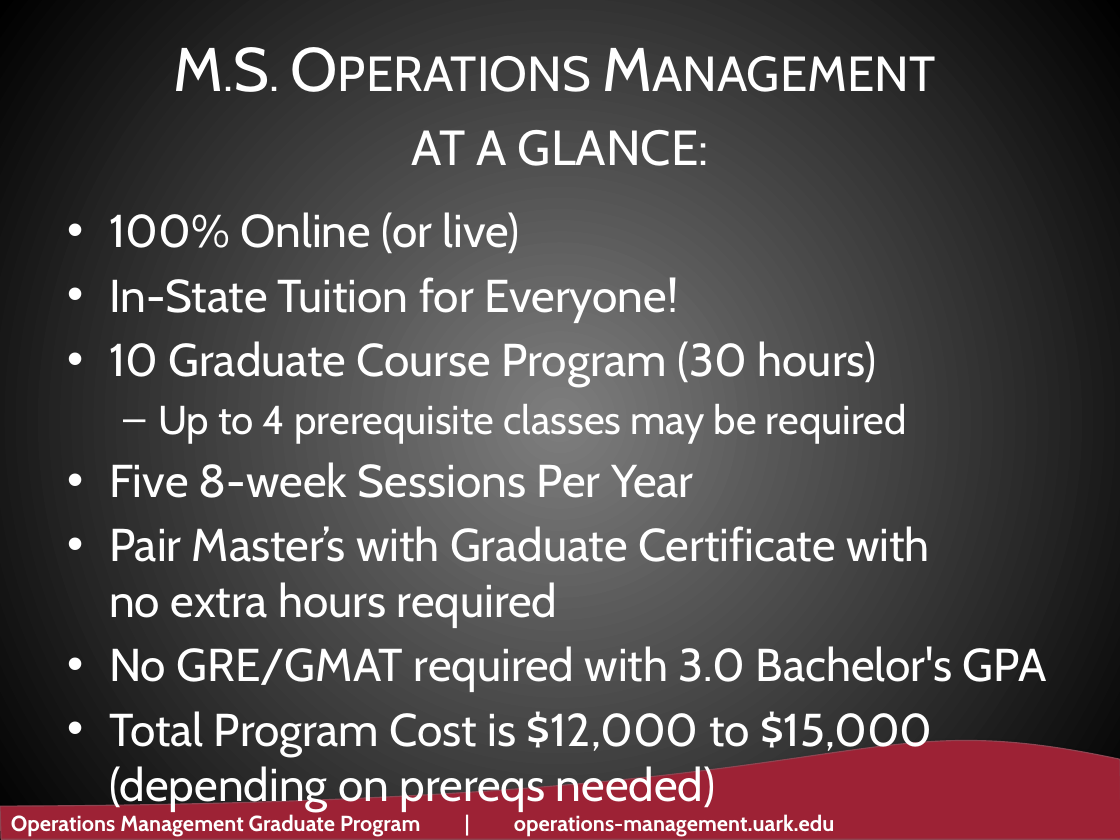
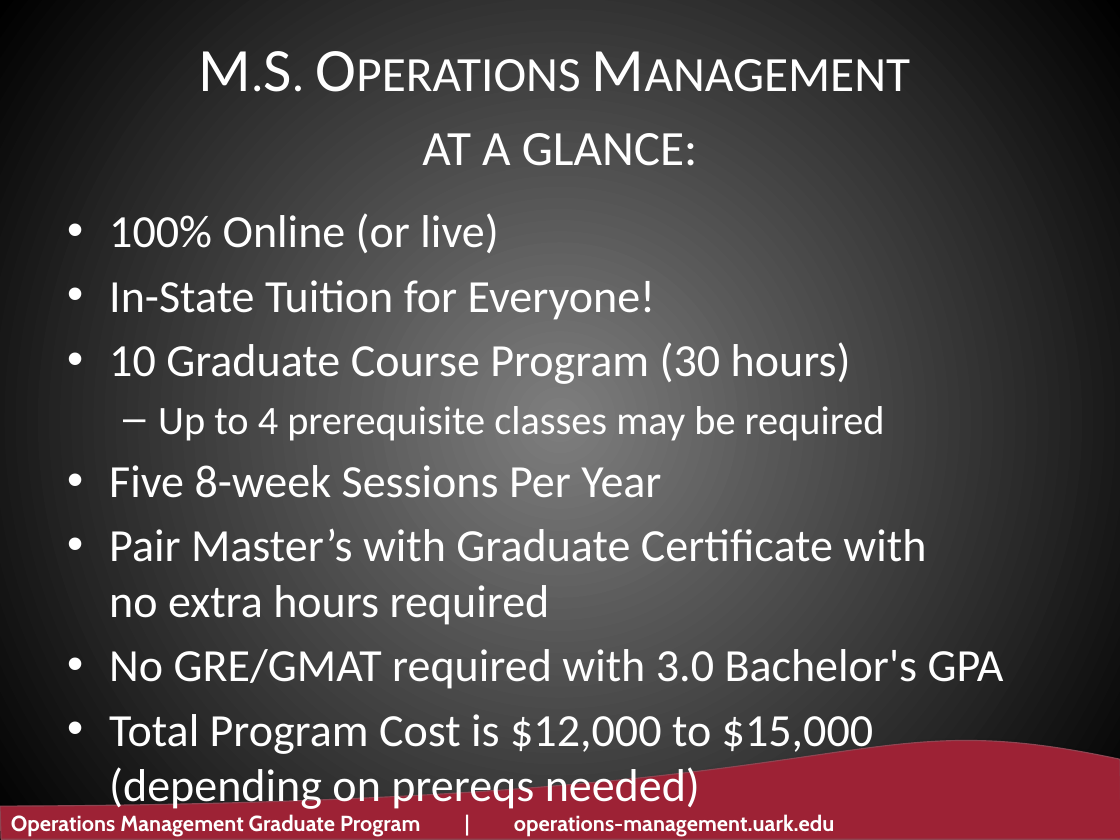
Before and after one commit to ltwalt/espnsports, a slide deck: slide 30 of 201111 2020 - Is Analytics in Professional Sports Making a Difference - U of Ark.pptx (slide 10 before the commit). Drawn at 1120x840 pixels with LibreOffice and Linux fonts; fonts in the diff are those of the drawing; background and template pictures are left out. Boxes give left, top, right and bottom in pixels: in the first picture for what was removed or moved away, otherwise in the second. Text is boxed around its words. In the diff, an @@ line names an element or a change of style, - is before the commit and + after.

```diff
--- a/201111 2020 - Is Analytics in Professional Sports Making a Difference - U of Ark.pptx
+++ b/201111 2020 - Is Analytics in Professional Sports Making a Difference - U of Ark.pptx
@@ title "M.S. Operations Management at a ..." at (199,51,697,166): font Cabin to Calibri @@
@@ text "100% Online (or live)" at (109,213,1004,757): font Cabin to Calibri @@
```
Also in this commit, not shown: 5 other slides changed, 23 slides added, 2 slides removed, 11 other files.
